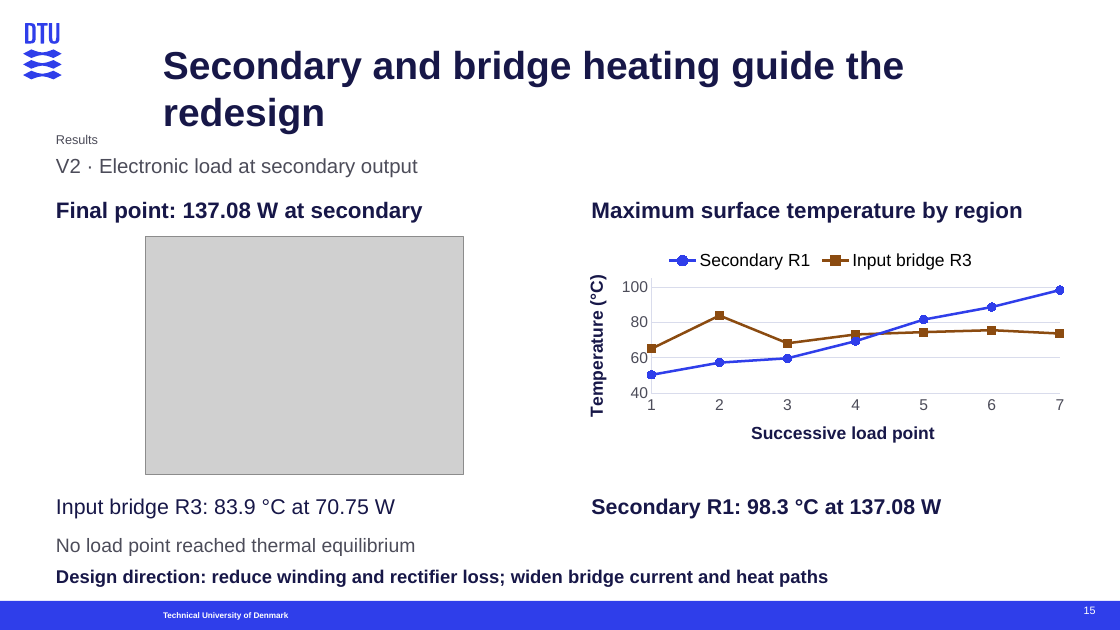
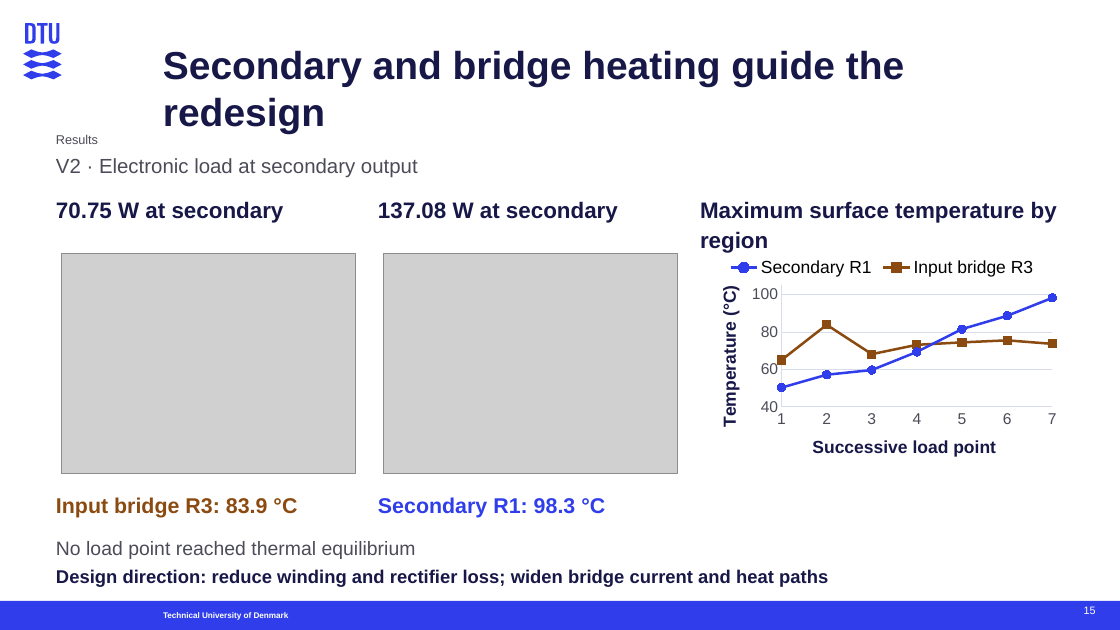
Before and after one commit to kform-danish-office/Thesis, a slide deck: slide 15 of presentations/defense/Defense_Supervisor_Flow.pptx. Drawn at 1120x630 pixels with LibreOffice and Linux fonts; fonts in the diff are those of the drawing; grey boxes stand for pictures. Boxes give left, top, right and bottom in pixels: in the first picture for what was removed or moved away, otherwise in the second. Text is boxed around its words. In the diff, an @@ line names an element or a change of style, - is before the commit and + after.

Commit message:
Add lower-power V2 input-bridge thermal image

```diff
--- a/presentations/defense/Defense_Supervisor_Flow.pptx
+++ b/presentations/defense/Defense_Supervisor_Flow.pptx
@@ text added at (x1=56, y1=201, x2=284, y2=223), 19.2 pt, text #171748, bold @@
+70.75 W at secondary
@@ text at (x1=378, y1=201, x2=618, y2=223): text changed @@
-Final point: 137.08 W at secondary
+137.08 W at secondary
@@ text "Maximum surface temperature by region" rewrapped from (x1=591, y1=201, x2=1022, y2=223) to (x1=700, y1=201, x2=1057, y2=253) @@
@@ picture added at (x1=61, y1=254, x2=355, y2=474) @@
@@ picture resized from (x1=146, y1=237, x2=464, y2=475) to (x1=383, y1=254, x2=677, y2=474) @@
@@ scatter lines chart resized from (x1=567, y1=242, x2=1075, y2=462) to (x1=700, y1=249, x2=1064, y2=476) @@
@@ text at (x1=56, y1=497, x2=297, y2=518): text changed; text colour #171748 to #8B4B10; bold on @@
-Input bridge R3: 83.9 °C at 70.75 W
+Input bridge R3: 83.9 °C
@@ text at (x1=378, y1=497, x2=605, y2=518): text changed; text colour #171748 to #2F3EEA @@
-Secondary R1: 98.3 °C at 137.08 W
+Secondary R1: 98.3 °C
```
Also in this commit, not shown: 5 other files.
